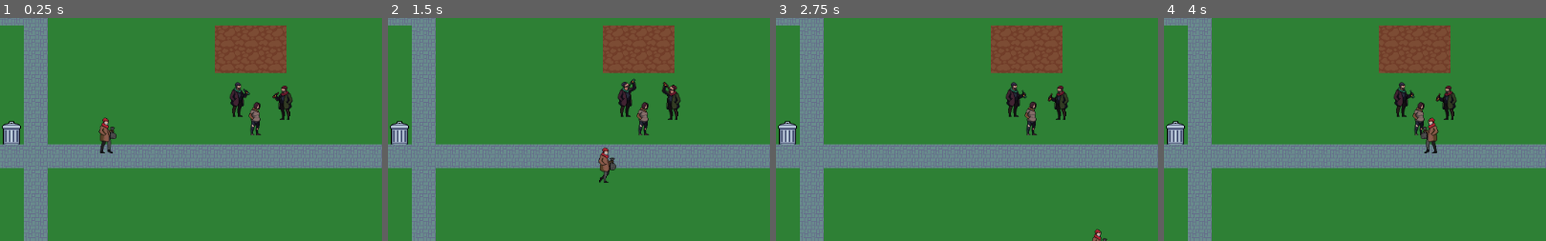
Above: before the commit, frames 1-4 (left to right).
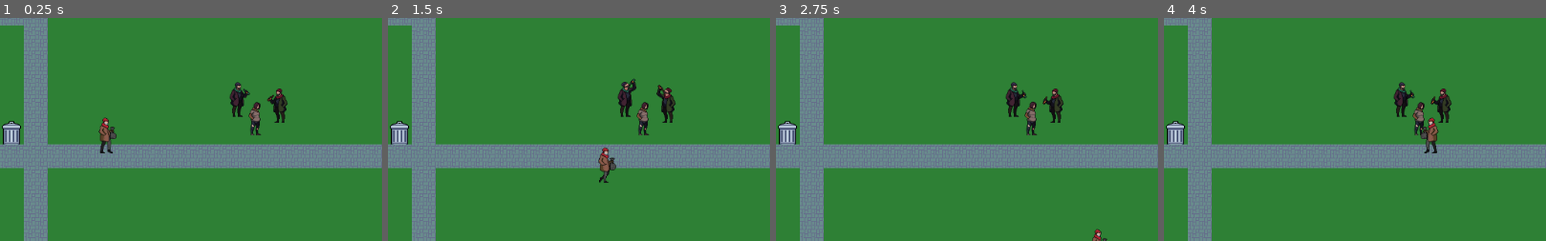
Above: after the commit, the same moments.

Repository: MakeKato/pulsu-king
Game: Godot game, scene res://World0.tscn
Same seed, same stepped clock (60 frames per second), same inputs: the game is played once before the commit and once after it.
Inputs:
- Up to frame 1 (0.25 s): no input
- Up to frame 2 (1.5 s): tap Enter at 0.5 s; hold Right (ui_right) 0.53-1.28 s; hold Down (ui_down) from 1.28 s (still down)
- Up to frame 3 (2.75 s): release Down (ui_down) at 2.03 s; hold Right (ui_right) from 2.03 s (still down)
- Up to frame 4 (4 s): tap Space at 2.75 s; release Right (ui_right) at 2.78 s; hold Up (ui_up) 2.78-3.53 s; hold Left (ui_left) from 3.53 s (still down)
The pictures show only the part of the screen within x 50-100%, y 30-80%; the shares and areas given below are measured in that part.

The runs differ from the first frame. In frame 1, 4.6% of the frame differs, in the area x 56-77%, y 3-48%; in frame 2, 4.6%; in frame 3, 4.6%; in frame 4, 4.6%.

Commit message:
world0edit
+hero edit

Diff:
--- a/World0.tscn
+++ b/World0.tscn
@@ -20,13 +20,25 @@
 radius = 14.2858
 height = 48.5715
 
+[sub_resource type="CapsuleShape2D" id=4]
+radius = 12.8572
+height = 48.5715
+
+[sub_resource type="CapsuleShape2D" id=5]
+radius = 17.1428
+height = 40.0001
+
+[sub_resource type="CapsuleShape2D" id=6]
+radius = 15.7142
+height = 45.7144
+
 [node name="World0" type="Node2D"]
 
 [node name="Ground" type="TileMap" parent="."]
 tile_set = ExtResource( 1 )
 cell_size = Vector2( 32, 32 )
 format = 1
-tile_data = PoolIntArray( 0, 3, 0, 1, 3, 0, 2, 3, 0, 3, 3, 0 …(2802 unchanged characters)…  0, 393239, 3, 0, 393240, 3, 0, 393241, 4, 0, 393242, 4, 0, 393243, 4, 0, 393244, 3, 0, 393245, 3, 0, 393246, 3, 0, 393247, 3, 0, 458752, 3, 0, 458753, 3, 0, 458754, 3, 0, 458755, 3, 0, 458756, 3, 0, 458757, 3, 0, 458758, 3, 0, 458759, 3, 0, 458760, 3, 0, 458761, 3, 0, 458762, 2, 0, 458763, 2, 0, 458764, 3, 0, 458765, 3, 0, 458766, 3, 0, 458767, 3, 0, 458768, 3, 0, 458769, 0, 0, 458770, 3, 0, 458771, 3, 0, 458772, 3, 0, 458773, 3, 0, 458774, 3, 0, 458775, 3, 0, 458776, 3, 0, 458777, 4, 0, 458778, 4, 0, 458779, 4, 0, 458780, 3, 0, 458781, 3, 0, 458782, …(5045 unchanged characters)…
+tile_data = PoolIntArray( 0, 3, 0, 1, 3, 0, 2, 3, 0, 3, 3, 0 …(2802 unchanged characters)…  0, 393239, 3, 0, 393240, 3, 0, 393241, 3, 0, 393242, 3, 0, 393243, 3, 0, 393244, 3, 0, 393245, 3, 0, 393246, 3, 0, 393247, 3, 0, 458752, 3, 0, 458753, 3, 0, 458754, 3, 0, 458755, 3, 0, 458756, 3, 0, 458757, 3, 0, 458758, 3, 0, 458759, 3, 0, 458760, 3, 0, 458761, 3, 0, 458762, 2, 0, 458763, 2, 0, 458764, 3, 0, 458765, 3, 0, 458766, 3, 0, 458767, 3, 0, 458768, 3, 0, 458769, 0, 0, 458770, 3, 0, 458771, 3, 0, 458772, 3, 0, 458773, 3, 0, 458774, 3, 0, 458775, 3, 0, 458776, 3, 0, 458777, 3, 0, 458778, 3, 0, 458779, 3, 0, 458780, 3, 0, 458781, 3, 0, 458782, …(5045 unchanged characters)…
 
 [node name="Items" type="TileMap" parent="."]
 position = Vector2( -1, 0 )
@@ -90,7 +102,6 @@
 scale = Vector2( 0.7, 0.7 )
 
 [node name="StaticBody2D" type="StaticBody2D" parent="Drunk"]
-visible = false
 
 [node name="CollisionShape2D" type="CollisionShape2D" parent="Drunk/StaticBody2D"]
 position = Vector2( -1.42871, 9.99994 )
@@ -100,10 +111,22 @@
 position = Vector2( 856, 314 )
 scale = Vector2( 0.7, 0.7 )
 
+[node name="StaticBody2D" type="StaticBody2D" parent="NPC_female"]
+
+[node name="CollisionShape2D" type="CollisionShape2D" parent="NPC_female/StaticBody2D"]
+position = Vector2( -2.85718, 5.71426 )
+shape = SubResource( 4 )
+
 [node name="NPC_male_bb" parent="." instance=ExtResource( 11 )]
 position = Vector2( 429, 323 )
 scale = Vector2( 0.7, 0.7 )
 
+[node name="StaticBody2D" type="StaticBody2D" parent="NPC_male_bb"]
+
+[node name="CollisionShape2D" type="CollisionShape2D" parent="NPC_male_bb/StaticBody2D"]
+position = Vector2( 2.85712, 11.4286 )
+shape = SubResource( 5 )
+
 [node name="NPC_male_sunglasses" parent="." instance=ExtResource( 14 )]
 position = Vector2( 389, 517 )
 scale = Vector2( 0.7, 0.7 )
@@ -117,8 +140,14 @@
 scale = Vector2( 0.7, 0.7 )
 
 [node name="NPC_Drunk2" parent="." instance=ExtResource( 12 )]
-position = Vector2( 891, 290 )
-scale = Vector2( 0.7, 0.7 )
+position = Vector2( 884, 294 )
+scale = Vector2( 0.7, 0.7 )
+
+[node name="StaticBody2D" type="StaticBody2D" parent="NPC_Drunk2"]
+
+[node name="CollisionShape2D" type="CollisionShape2D" parent="NPC_Drunk2/StaticBody2D"]
+position = Vector2( 2.85693, 8.57138 )
+shape = SubResource( 6 )
 
 [node name="Bushes" type="StaticBody2D" parent="."]
 position = Vector2( 297, 229 )
@@ -130,3 +159,42 @@
 position = Vector2( 657, 335 )
 scale = Vector2( 0.7, 0.7 )
 script = ExtResource( 15 )
+
+[node name="Tree1" type="StaticBody2D" parent="."]
+position = Vector2( 32, 243 )
+
+[node name="CollisionPolygon2D" type="CollisionPolygon2D" parent="Tree1"]
+polygon = PoolVector2Array( -3, -17, 3, -17, 11, -13, 15, -8, 18, -6, 21, -1, 21, 5, 20, 8, 17, 12, 9, 16, 4, 16, 4, 25, 6, 30, 6, 33, 7, 35, 12, 37, 15, 40, 12, 43, 8, 43, 6, 42, 5, 42, 5, 45, -1, 45, -4, 42, -7, 42, -8, 44, -13, 44, -14, 42, -7, 34, -5, 27, -5, 17, -7, 16, -8, 17, -12, 17, -20, 10, -20, 6, -21, -2, -18, -8, -12, -13, -9, -13 )
+
+[node name="Tree2" type="StaticBody2D" parent="."]
+position = Vector2( 32, 243 )
+
+[node name="CollisionPolygon2D" type="CollisionPolygon2D" parent="Tree2"]
+position = Vector2( 64, 32 )
+polygon = PoolVector2Array( -3, -17, 3, -17, 11, -13, 15, -8, 18, -6, 21, -1, 21, 5, 20, 8, 17, 12, 9, 16, 4, 16, 4, 25, 6, 30, 6, 33, 7, 35, 12, 37, 15, 40, 12, 43, 8, 43, 6, 42, 5, 42, 5, 45, -1, 45, -4, 42, -7, 42, -8, 44, -13, 44, -14, 42, -7, 34, -5, 27, -5, 17, -7, 16, -8, 17, -12, 17, -20, 10, -20, 6, -21, -2, -18, -8, -12, -13, -9, -13 )
+
+[node name="Tree3" type="StaticBody2D" parent="."]
+position = Vector2( 32, 243 )
+
+[node name="CollisionPolygon2D" type="CollisionPolygon2D" parent="Tree3"]
+position = Vector2( 128, 0 )
+polygon = PoolVector2Array( -3, -17, 3, -17, 11, -13, 15, -8, 18, -6, 21, -1, 21, 5, 20, 8, 17, 12, 9, 16, 4, 16, 4, 25, 6, 30, 6, 33, 7, 35, 12, 37, 15, 40, 12, 43, 8, 43, 6, 42, 5, 42, 5, 45, -1, 45, -4, 42, -7, 42, -8, 44, -13, 44, -14, 42, -7, 34, -5, 27, -5, 17, -7, 16, -8, 17, -12, 17, -20, 10, -20, 6, -21, -2, -18, -8, -12, -13, -9, -13 )
+
+[node name="Tree4" type="StaticBody2D" parent="."]
+position = Vector2( 32, 243 )
+
+[node name="CollisionPolygon2D" type="CollisionPolygon2D" parent="Tree4"]
+position = Vector2( 192, 32 )
+polygon = PoolVector2Array( -3, -17, 3, -17, 11, -13, 15, -8, 18, -6, 21, -1, 21, 5, 20, 8, 17, 12, 9, 16, 4, 16, 4, 25, 6, 30, 6, 33, 7, 35, 12, 37, 15, 40, 12, 43, 8, 43, 6, 42, 5, 42, 5, 45, -1, 45, -4, 42, -7, 42, -8, 44, -13, 44, -14, 42, -7, 34, -5, 27, -5, 17, -7, 16, -8, 17, -12, 17, -20, 10, -20, 6, -21, -2, -18, -8, -12, -13, -9, -13 )
+
+[node name="Bench" type="StaticBody2D" parent="."]
+position = Vector2( 479, 333 )
+
+[node name="CollisionPolygon2D" type="CollisionPolygon2D" parent="Bench"]
+polygon = PoolVector2Array( -30, -13, -30, 19, -25, 19, -25, 12, 25, 12, 25, 19, 30, 19, 29, -13, 27, -13, 26, -11, -25, -11, -27, -13 )
+
+[node name="Mailbox" type="StaticBody2D" parent="."]
+position = Vector2( 303, 145 )
+
+[node name="CollisionPolygon2D" type="CollisionPolygon2D" parent="Mailbox"]
+polygon = PoolVector2Array( -13, -17, 13, -17, 13, 13, -14, 13 )
--- a/hero/hero.tscn
+++ b/hero/hero.tscn
@@ -1,6 +1,117 @@
-[gd_scene load_steps=13 format=2]
+[gd_scene load_steps=36 format=2]
 
 [ext_resource path="res://hero/hero_walk_with_bag.png" type="Texture" id=1]
+[ext_resource path="res://hero/hero_drink.png" type="Texture" id=2]
+
+[sub_resource type="AtlasTexture" id=28]
+flags = 4
+atlas = ExtResource( 2 )
+region = Rect2( 0, 45, 128, 83 )
+
+[sub_resource type="AtlasTexture" id=29]
+flags = 4
+atlas = ExtResource( 2 )
+region = Rect2( 128, 45, 128, 83 )
+
+[sub_resource type="AtlasTexture" id=30]
+flags = 4
+atlas = ExtResource( 2 )
+region = Rect2( 256, 45, 128, 83 )
+
+[sub_resource type="AtlasTexture" id=31]
+flags = 4
+atlas = ExtResource( 2 )
+region = Rect2( 384, 45, 128, 83 )
+
+[sub_resource type="AtlasTexture" id=32]
+flags = 4
+atlas = ExtResource( 2 )
+region = Rect2( 512, 45, 128, 83 )
+
+[sub_resource type="AtlasTexture" id=33]
+flags = 4
+atlas = ExtResource( 2 )
+region = Rect2( 640, 45, 128, 83 )
+
+[sub_resource type="AtlasTexture" id=34]
+flags = 4
+atlas = ExtResource( 2 )
+region = Rect2( 768, 45, 128, 83 )
+
+[sub_resource type="AtlasTexture" id=35]
+flags = 4
+atlas = ExtResource( 2 )
+region = Rect2( 896, 45, 128, 83 )
+
+[sub_resource type="AtlasTexture" id=36]
+flags = 4
+atlas = ExtResource( 2 )
+region = Rect2( 1024, 45, 128, 83 )
+
+[sub_resource type="AtlasTexture" id=37]
+flags = 4
+atlas = ExtResource( 2 )
+region = Rect2( 1152, 45, 128, 83 )
+
+[sub_resource type="AtlasTexture" id=38]
+flags = 4
+atlas = ExtResource( 2 )
+region = Rect2( 1280, 45, 128, 83 )
+
+[sub_resource type="AtlasTexture" id=39]
+flags = 4
+atlas = ExtResource( 2 )
+region = Rect2( 0, 45, 128, 83 )
+
+[sub_resource type="AtlasTexture" id=40]
+flags = 4
+atlas = ExtResource( 2 )
+region = Rect2( 0, 45, 128, 83 )
+
+[sub_resource type="AtlasTexture" id=41]
+flags = 4
+atlas = ExtResource( 2 )
+region = Rect2( 0, 45, 128, 83 )
+
+[sub_resource type="AtlasTexture" id=42]
+flags = 4
+atlas = ExtResource( 2 )
+region = Rect2( 0, 45, 128, 83 )
+
+[sub_resource type="AtlasTexture" id=43]
+flags = 4
+atlas = ExtResource( 2 )
+region = Rect2( 0, 45, 128, 83 )
+
+[sub_resource type="AtlasTexture" id=44]
+flags = 4
+atlas = ExtResource( 2 )
+region = Rect2( 0, 45, 128, 83 )
+
+[sub_resource type="AtlasTexture" id=45]
+flags = 4
+atlas = ExtResource( 2 )
+region = Rect2( 0, 45, 128, 83 )
+
+[sub_resource type="AtlasTexture" id=46]
+flags = 4
+atlas = ExtResource( 2 )
+region = Rect2( 0, 45, 128, 83 )
+
+[sub_resource type="AtlasTexture" id=47]
+flags = 4
+atlas = ExtResource( 2 )
+region = Rect2( 0, 45, 128, 83 )
+
+[sub_resource type="AtlasTexture" id=48]
+flags = 4
+atlas = ExtResource( 2 )
+region = Rect2( 0, 45, 128, 83 )
+
+[sub_resource type="AtlasTexture" id=49]
+flags = 4
+atlas = ExtResource( 2 )
+region = Rect2( 0, 45, 128, 83 )
 
 [sub_resource type="AtlasTexture" id=19]
 flags = 4
@@ -49,6 +160,11 @@
 
 [sub_resource type="SpriteFrames" id=17]
 animations = [ {
+"frames": [ SubResource( 28 ), SubResource( 29 ), SubResource( 30 ), SubResource( 31 ), SubResource( 32 ), SubResource( 33 ), SubResource( 34 ), SubResource( 35 ), SubResource( 36 ), SubResource( 37 ), SubResource( 38 ), SubResource( 39 ), SubResource( 40 ), SubResource( 41 ), SubResource( 42 ), SubResource( 43 ), SubResource( 44 ), SubResource( 45 ), SubResource( 46 ), SubResource( 47 ), SubResource( 48 ), SubResource( 49 ) ],
+"loop": true,
+"name": "drink",
+"speed": 5.0
+}, {
 "frames": [ SubResource( 19 ) ],
 "loop": true,
 "name": "idle",
@@ -68,7 +184,8 @@
 
 [node name="AnimatedSprite" type="AnimatedSprite" parent="."]
 frames = SubResource( 17 )
-animation = "idle"
+animation = "drink"
+frame = 16
 
 [node name="CollisionShape2D" type="CollisionShape2D" parent="."]
 position = Vector2( -7, 34 )
Not shown: 1 places in World0.tscn that only renumber resources
Binary file added: hero/hero_drink.png
Not shown, added: hero/hero_drink.png.import
